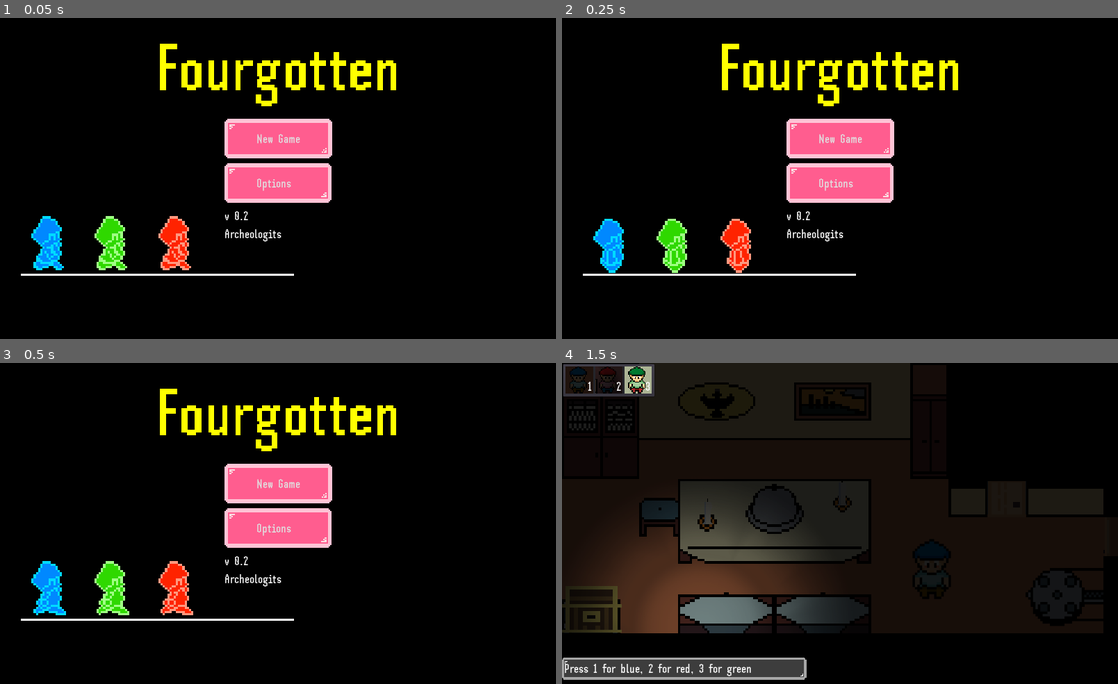
Above: before the commit, frames 1-4 (two rows, left to right).
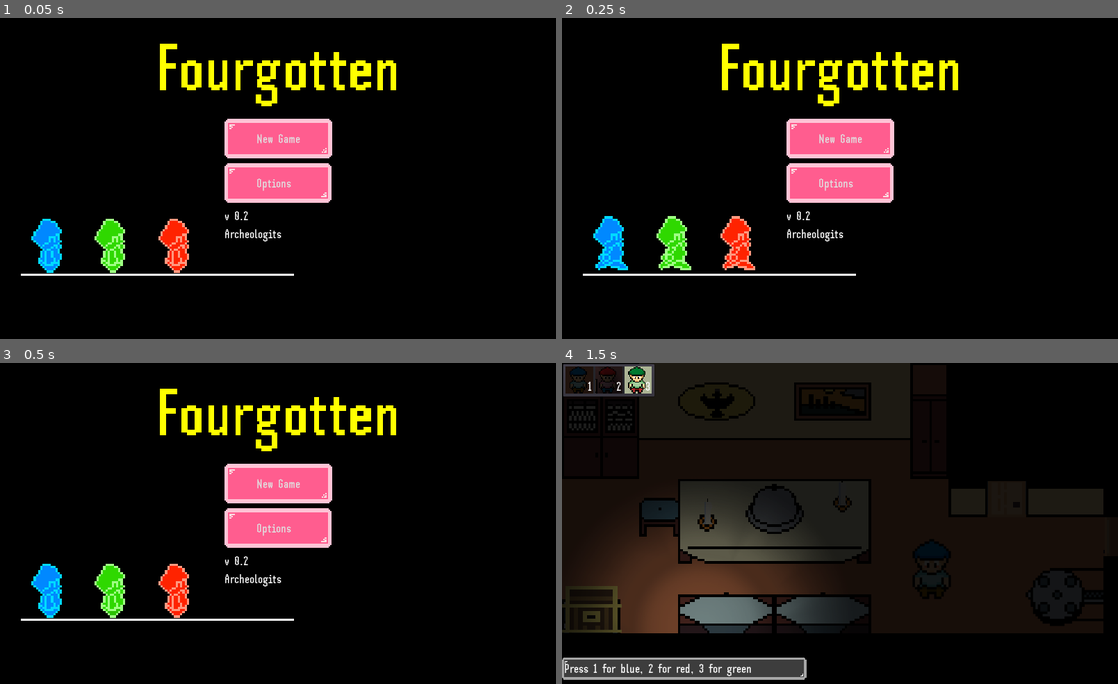
Above: after the commit, the same moments.

Repository: Archeologits/Fourgotten
Game: Godot game, scene res://gui/MainMenu.tscn
The game is run twice, just before and just after one commit, with the same random seed, the same clock (stepped at 60 frames per second) and the same inputs.
Inputs:
- Up to frame 1 (0.05 s): no input
- Up to frame 2 (0.25 s): no input
- Up to frame 3 (0.5 s): no input
- Up to frame 4 (1.5 s): click "New Game" at 0.5 s; click "New Game" at 1.25 s

The runs differ from the first frame. In frame 1, 1.1% of the frame differs, in the area x 5-35%, y 61-80%; in frame 2, 1.2%; in frame 3, 1.2%; in frame 4, nothing differs.

Commit message:
Red key passage dissapears if red door open

Diff:
--- a/Game.tscn
+++ b/Game.tscn
@@ -351,6 +351,7 @@
 bus = "Music"
 
 [connection signal="opened" from="Rooms/BlueRoom/PantryDoor" to="Rooms/BlueRoom/Roof" method="_on_door_opened"]
+[connection signal="opened" from="Rooms/RedRoom/RedDoor" to="Rooms/BlueRoom/RedCardPassage" method="_on_RedDoor_opened"]
 [connection signal="opened" from="Rooms/RedRoom/StudyRoomDoor" to="Rooms/RedRoom/Roof" method="_on_door_opened"]
 [connection signal="opened" from="Rooms/MainRoom/MainDoor" to="EndScreen" method="_on_MainDoor_opened"]
 [connection signal="merge" from="Player0" to="." method="_on_merge"]
--- a/common/items/Item.gd
+++ b/common/items/Item.gd
@@ -22,6 +22,7 @@
     Util.swap_message(body.number, collected)
     body.collect_tool(tool_name)
     item_collected = true
+    $Audio.play()
   else:
     Util.swap_message(body.number, "...")
     Util.shake()
--- a/common/items/foodbowl/FoodBowl.gd
+++ b/common/items/foodbowl/FoodBowl.gd
@@ -6,6 +6,7 @@
     body.erase_tool("Weird food")
     body.collect_tool(tool_name)
     item_collected = true
+    $Audio.play()
   else:
     Util.swap_message(body.number, "...")
     Util.shake()
--- a/common/items/foodbowl/FoodBowl.tscn
+++ b/common/items/foodbowl/FoodBowl.tscn
@@ -1,6 +1,7 @@
-[gd_scene load_steps=3 format=2]
+[gd_scene load_steps=4 format=2]
 
 [ext_resource path="res://common/items/foodbowl/FoodBowl.gd" type="Script" id=1]
+[ext_resource path="res://common/items/foodbowl/18. KNIFE (SMALL METAL TINK) MASTER.wav" type="AudioStream" id=2]
 
 [sub_resource type="RectangleShape2D" id=1]
 extents = Vector2( 74.5, 69.5 )
@@ -19,4 +20,5 @@
 shape = SubResource( 1 )
 
 [node name="Audio" type="AudioStreamPlayer2D" parent="."]
+stream = ExtResource( 2 )
 bus = "Effects"
--- a/common/items/passage/RedCardPassage.gd
+++ b/common/items/passage/RedCardPassage.gd
@@ -29,3 +29,6 @@
   else:
     Util.swap_message(body.number, "...")
     Util.shake()
+
+func _on_RedDoor_opened(player : Player) -> void:
+  queue_free()
--- a/common/items/rottenmeat/RottenMeat.tscn
+++ b/common/items/rottenmeat/RottenMeat.tscn
@@ -1,7 +1,8 @@
-[gd_scene load_steps=4 format=2]
+[gd_scene load_steps=5 format=2]
 
 [ext_resource path="res://common/items/rottenmeat/RottenMeat.gd" type="Script" id=1]
 [ext_resource path="res://common/items/rottenmeat/Rotten Meat.png" type="Texture" id=2]
+[ext_resource path="res://common/items/rottenmeat/22. GROSS FOOD (SQUISH) MASTER.wav" type="AudioStream" id=3]
 
 [sub_resource type="RectangleShape2D" id=1]
 extents = Vector2( 40, 120 )
@@ -21,3 +22,6 @@
 
 [node name="Sprite" type="Sprite" parent="."]
 texture = ExtResource( 2 )
+
+[node name="Audio" type="AudioStreamPlayer2D" parent="."]
+stream = ExtResource( 3 )
--- a/gui/MainMenu.tscn
+++ b/gui/MainMenu.tscn
@@ -72,7 +72,7 @@
 
 [node name="AnimatedSprite" type="AnimatedSprite" parent="."]
 frames = SubResource( 4 )
-frame = 1
+frame = 2
 playing = true
 centered = false
 
Not shown, added: common/items/foodbowl/18. KNIFE (SMALL METAL TINK) MASTER.wav.import
Not shown, added: common/items/rottenmeat/22. GROSS FOOD (SQUISH) MASTER.wav.import
Not shown, removed: sounds/effects/18. KNIFE (SMALL METAL TINK) MASTER.wav.import
Not shown, removed: sounds/effects/22. GROSS FOOD (SQUISH) MASTER.wav.import
Not shown, added: common/items/foodbowl/18. KNIFE (SMALL METAL TINK) MASTER.wav
Not shown, added: common/items/rottenmeat/22. GROSS FOOD (SQUISH) MASTER.wav
